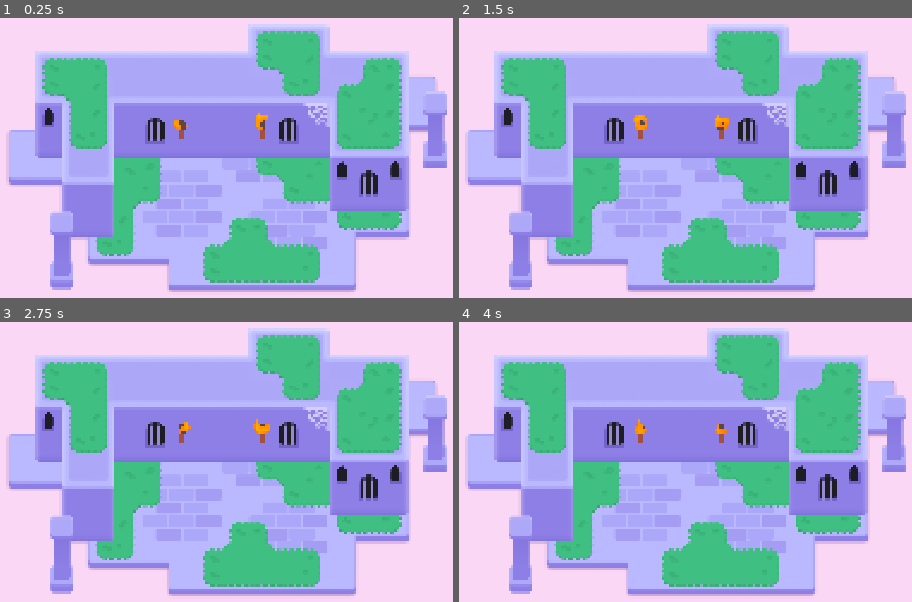
Above: before the commit, frames 1-4 (two rows, left to right).
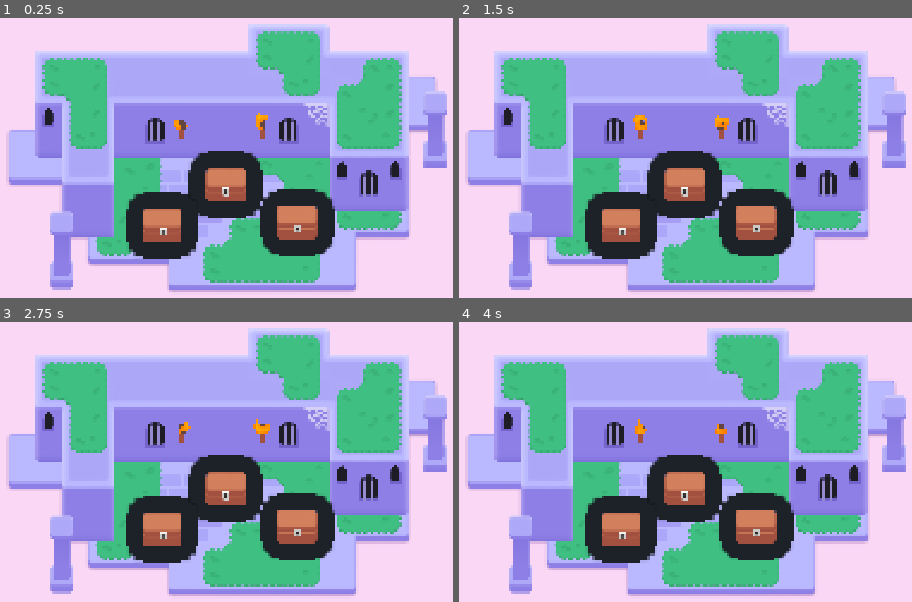
Above: after the commit, the same moments.

Repository: DestiinChoi/M6-Looting
Game: Godot game, scene res://lessons/mini_dungeon.tscn
Two runs of this game, one before a commit and one after it. Both use one fixed random seed, a clock stepped at 60 frames per second and the inputs below.
Inputs (mouse positions are in pixels of both pictures, inside the frame that each line leads up to):
- Up to frame 1 (0.25 s): no input
- Up to frame 2 (1.5 s): tap Enter at 0.5 s; move the mouse to (857, 152) at 0.52 s; hold D (move_right) 0.53-1.28 s; tap Z at 0.6, 1.35 s; click (857, 152) at 0.67 s; tap Space at 0.77 s; move the mouse to (522, 197) at 1.27 s; hold S (move_down) from 1.28 s (still down); click (522, 197) at 1.42 s
- Up to frame 3 (2.75 s): tap Space at 1.52 s; move the mouse to (303, 380) at 2.02 s; release S (move_down) at 2.03 s; hold D (move_right) from 2.03 s (still down); tap Z at 2.1 s; click (303, 380) at 2.17 s
- Up to frame 4 (4 s): move the mouse to (640, 568) at 2.77 s; release D (move_right) at 2.78 s; hold W (move_up) 2.78-3.53 s; tap Z at 2.85, 3.6 s; click (640, 568) at 2.92 s; tap Space at 3.02, 3.77 s; move the mouse to (outside the picture) at 3.52 s; hold A (move_left) from 3.53 s (still down); click (outside the picture) at 3.67 s

The runs differ from the first frame. In frame 1, 11% of the frame differs, in the area x 27-74%, y 47-87%; in frame 2, 11%; in frame 3, 11%; in frame 4, 11%.

Commit message:
Lesson 3 Complete

Diff:
--- /dev/null
+++ b/lessons/chest/chest.gd
@@ -0,0 +1,20 @@
+extends Area2D
+
+@onready var canvas_group: CanvasGroup = $CanvasGroup
+
+func _ready() -> void:
+	canvas_group.material.set_shader_parameter("line_thickness", 7.0)
+	mouse_entered.connect(_on_mouse_entered)
+	mouse_exited.connect(_on_mouse_exited)
+
+
+func _on_mouse_entered() -> void:
+	var tween := create_tween()
+	tween.tween_method(set_outline_thickness, 7.0, 12.0, 0.08)
+
+func _on_mouse_exited() -> void:
+	var tween := create_tween()
+	tween.tween_method(set_outline_thickness, 12.0, 7.0, 0.08)
+
+func set_outline_thickness(new_thickness: float) -> void:
+	canvas_group.material.set_shader_parameter("line_thickness", new_thickness)
--- a/lessons/chest/chest.tscn
+++ b/lessons/chest/chest.tscn
@@ -1,20 +1,23 @@
-[gd_scene load_steps=7 format=3 uid="uid://c411x3u48jewu"]
+[gd_scene load_steps=8 format=3 uid="uid://c411x3u48jewu"]
 
 [ext_resource type="Shader" uid="uid://lio2wmbue2of" path="res://lessons/chest/group_outline.gdshader" id="1_12as2"]
+[ext_resource type="Script" uid="uid://ct2mll12nooce" path="res://lessons/chest/chest.gd" id="1_65g6b"]
 [ext_resource type="Texture2D" uid="uid://c3hwsm5ugp8qw" path="res://lessons/chest/bottom.png" id="2_65g6b"]
 [ext_resource type="Texture2D" uid="uid://bnem1cahhoxdk" path="res://lessons/chest/top.png" id="3_4q7cj"]
 [ext_resource type="Texture2D" uid="uid://bu2jin246nel5" path="res://lessons/chest/lock.png" id="4_1dn1d"]
 
 [sub_resource type="ShaderMaterial" id="ShaderMaterial_2au7y"]
+resource_local_to_scene = true
 shader = ExtResource("1_12as2")
-shader_parameter/line_color = Color(0.7921569, 0.7882353, 0.7764706, 1)
-shader_parameter/line_thickness = 11.0
+shader_parameter/line_color = Color(0.11372549, 0.12941177, 0.15686275, 1)
+shader_parameter/line_thickness = 7.0
 shader_parameter/viewport_scale = Vector2(1, 1)
 
 [sub_resource type="RectangleShape2D" id="RectangleShape2D_vjjkb"]
-size = Vector2(92, 74)
+size = Vector2(94, 77)
 
 [node name="Chest" type="Area2D"]
+script = ExtResource("1_65g6b")
 
 [node name="CanvasGroup" type="CanvasGroup" parent="."]
 material = SubResource("ShaderMaterial_2au7y")
@@ -33,5 +36,8 @@
 
 [node name="CollisionShape2D" type="CollisionShape2D" parent="."]
 visible = false
-position = Vector2(0, -1)
+position = Vector2(0, -0.5)
 shape = SubResource("RectangleShape2D_vjjkb")
+
+[node name="Camera2D" type="Camera2D" parent="."]
+zoom = Vector2(2, 2)
--- a/lessons/mini_dungeon.tscn
+++ b/lessons/mini_dungeon.tscn
@@ -6,6 +6,7 @@
 [ext_resource type="Texture2D" uid="uid://c1rgncfgjxefj" path="res://assets/dungeon/pillar.png" id="4_gq228"]
 [ext_resource type="Texture2D" uid="uid://l0y1k1obencd" path="res://assets/dungeon/spider_web.png" id="5_ywba7"]
 [ext_resource type="PackedScene" uid="uid://eundh35r605v" path="res://assets/torch/torch.tscn" id="6_fokey"]
+[ext_resource type="PackedScene" uid="uid://c411x3u48jewu" path="res://lessons/chest/chest.tscn" id="7_jj8kc"]
 
 [sub_resource type="TileSetAtlasSource" id="TileSetAtlasSource_6s4s5"]
 texture = ExtResource("1_sym7n")
@@ -321,3 +322,12 @@
 mouse_filter = 2
 color = Color(0.977546, 0.842183, 0.960847, 1)
 metadata/_edit_lock_ = true
+
+[node name="Chest" parent="Background" instance=ExtResource("7_jj8kc")]
+position = Vector2(586, 260)
+
+[node name="Chest2" parent="Background" instance=ExtResource("7_jj8kc")]
+position = Vector2(433, 357)
+
+[node name="Chest3" parent="Background" instance=ExtResource("7_jj8kc")]
+position = Vector2(756, 349)
Not shown, added: lessons/chest/chest.gd.uid
Not shown: 1 places in lessons/mini_dungeon.tscn that only renumber resources
